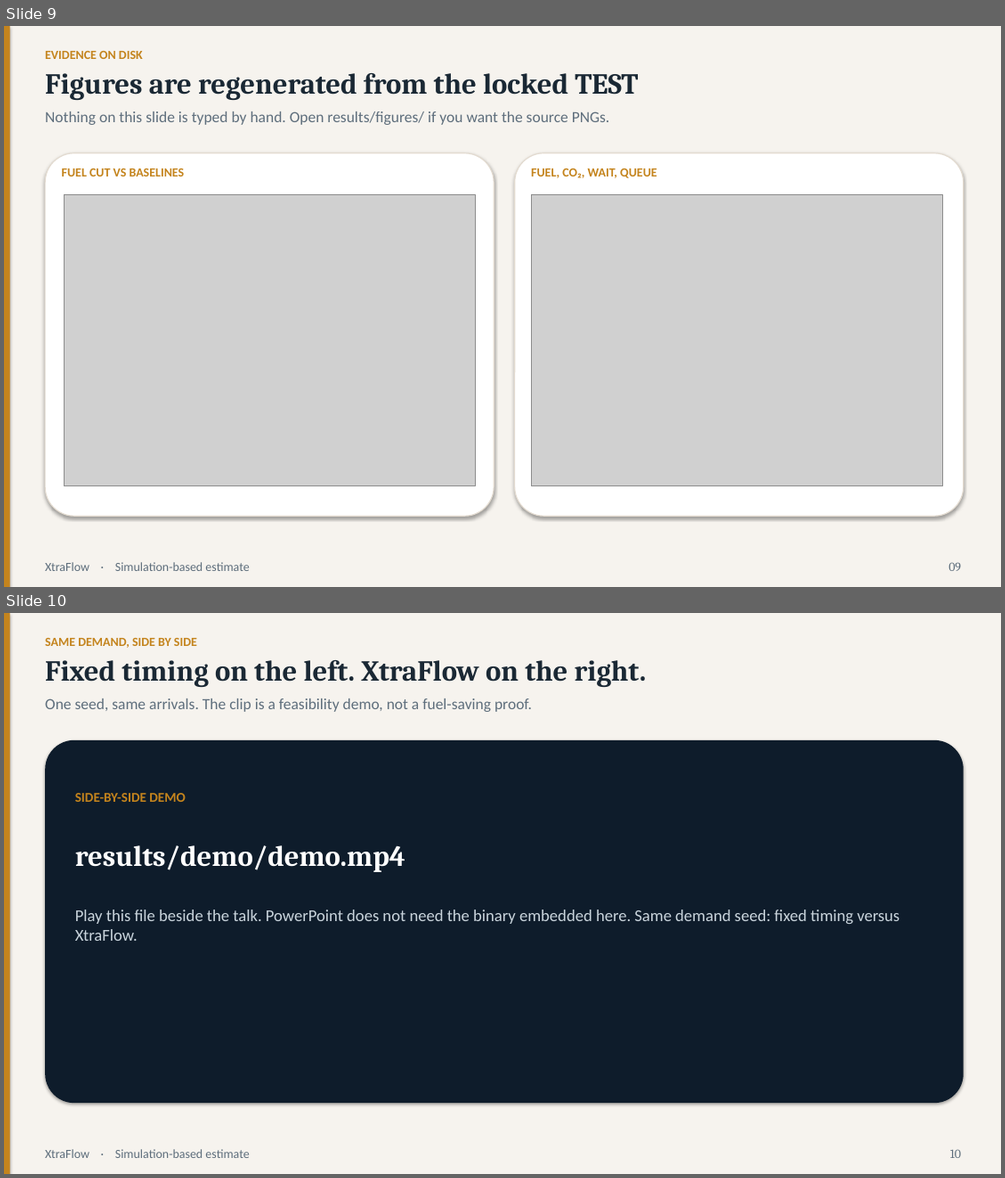
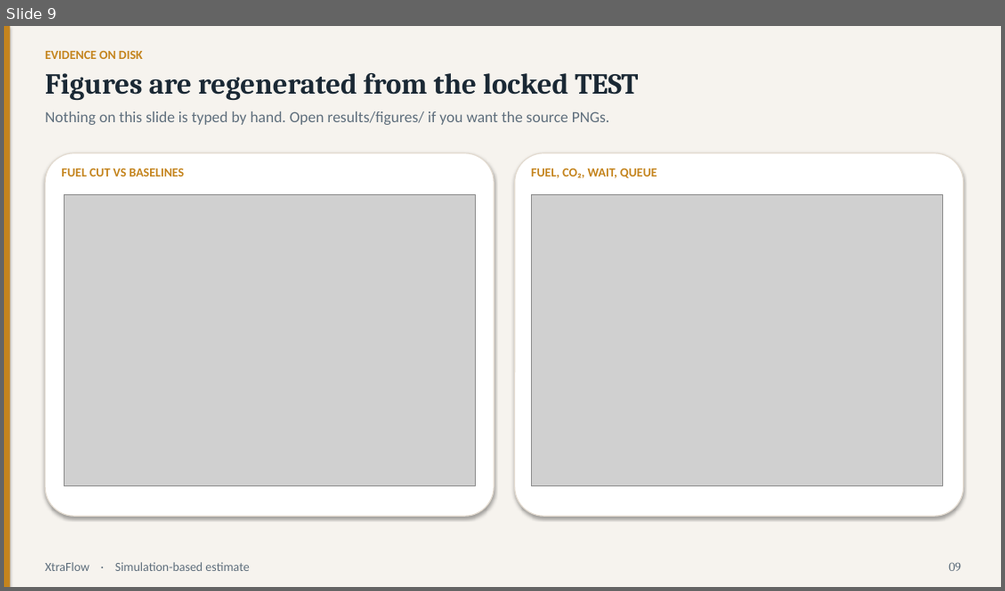
Before and after one commit to couder-04/XtraFlow, a slide deck: results/deck.pptx. Shown one above the other, each under a label of ours: slides 9 and 10 before the commit, slide 9 after it. The pictures are 1005x1178 and 1005x591 pixels, drawn with LibreOffice and Linux fonts; fonts in the diff are those of the drawing; grey boxes stand for pictures. Boxes give left, top, right and bottom in pixels: in the first picture for what was removed or moved away, otherwise in the second. Text is boxed around its words. In the diff, an @@ line names an element or a change of style, - is before the commit and + after.

Commit message:
Add the highway YOLO demo pipeline, dashboard, and refreshed deck.
Prefer straight-road CCTV clips for the four-camera overlay/mosaic, expose clubbed and per-camera views in Streamlit, and keep the presentation aligned with locked results.

```diff
--- a/results/deck.pptx
+++ b/results/deck.pptx
@@ slide 10 removed at box(4, 613, 1001, 1174), background #F6F3EE @@
@@ rectangle removed at box(4, 613, 10, 1174) @@
@@ text removed at box(45, 638, 197, 648) @@
-SAME DEMAND, SIDE BY SIDE
@@ text removed at box(45, 660, 647, 687) @@
-Fixed timing on the left. XtraFlow on the right.
@@ text removed at box(45, 698, 532, 712) @@
-One seed, same arrivals. The clip is a feasibility demo, not a fuel-saving proof.
@@ rounded rectangle removed at box(45, 740, 963, 1103) @@
@@ text removed at box(75, 793, 185, 802) @@
-SIDE-BY-SIDE DEMO
@@ text removed at box(75, 845, 405, 872) @@
-results/demo/demo.mp4
@@ text removed at box(75, 909, 899, 941) @@
-Play this file beside the talk. PowerPoint does not need the binary embedded here. Same demand seed: fixed timing versus XtraFlow.
@@ text removed at box(45, 1149, 249, 1158) @@
-XtraFlow · Simulation-based estimate
@@ text removed at box(950, 1149, 961, 1158) @@
-10
```
Also in this commit, not shown: 6 slides changed, 2 slides added, 31 other files.
